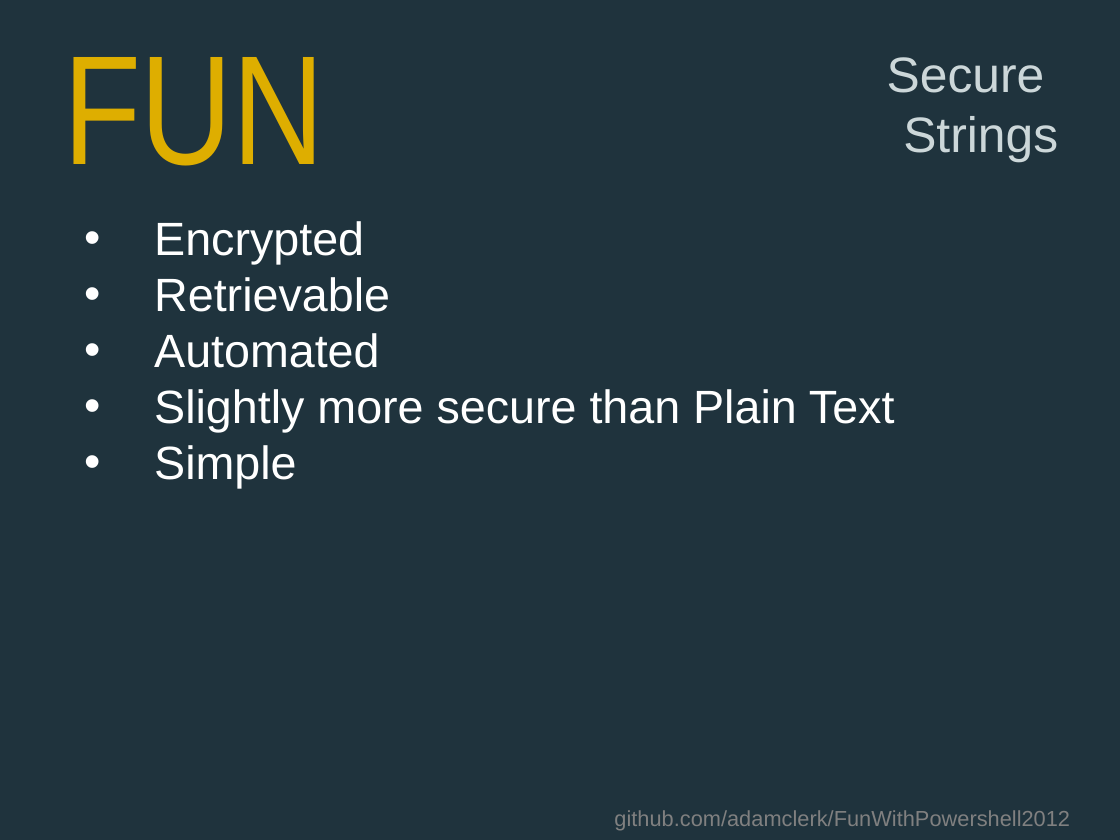
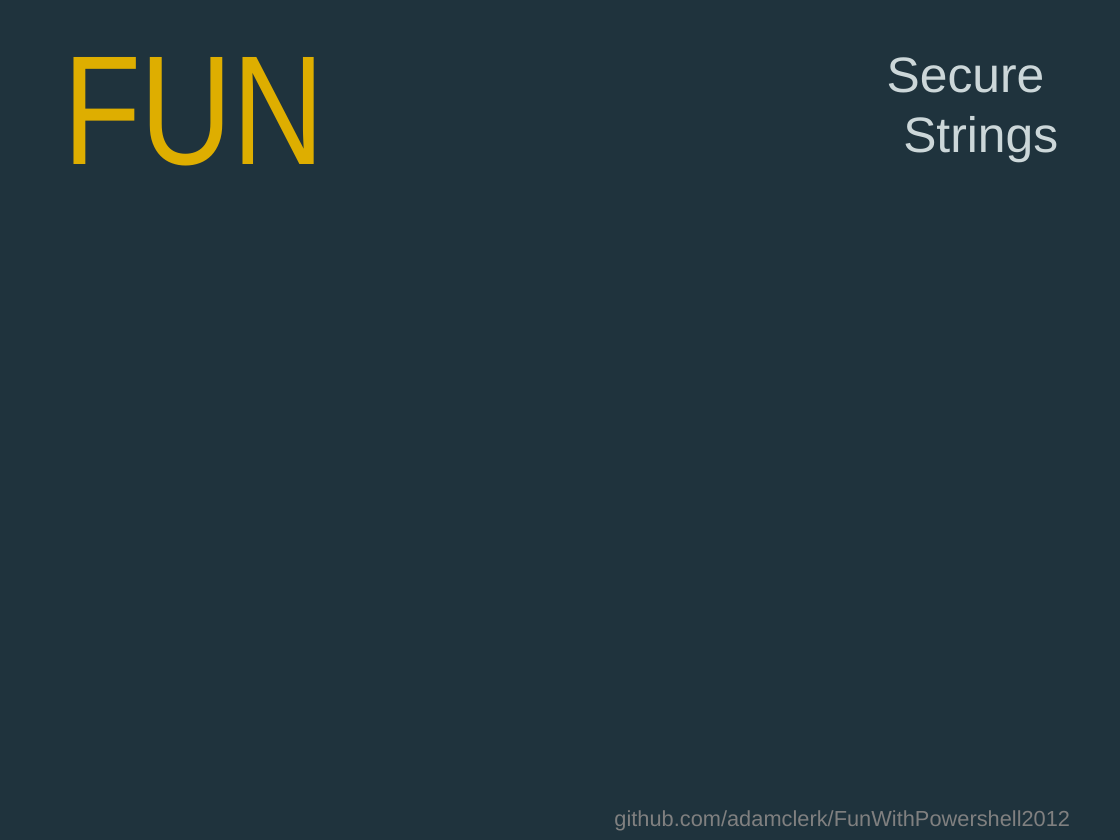
Before and after one commit to adamclerk/FunWithPowershell2012, a slide deck: slide 9 of 2012_CodeCamp_PowerShell.pptx. Drawn at 1120x840 pixels with LibreOffice and Linux fonts; fonts in the diff are those of the drawing. Boxes give left, top, right and bottom in pixels: in the first picture for what was removed or moved away, otherwise in the second. Text is boxed around its words. In the diff, an @@ line names an element or a change of style, - is before the commit and + after.

```diff
--- a/2012_CodeCamp_PowerShell.pptx
+++ b/2012_CodeCamp_PowerShell.pptx
@@ text removed at bbox=[154, 221, 895, 488] @@
-• Encrypted
-• Retrievable
-• Automated
-• Slightly more secure than Plain Text
-• Simple
```
Also in this commit, not shown: 7 other slides changed, 1 slide added, 1 slide removed, 13 other files.
